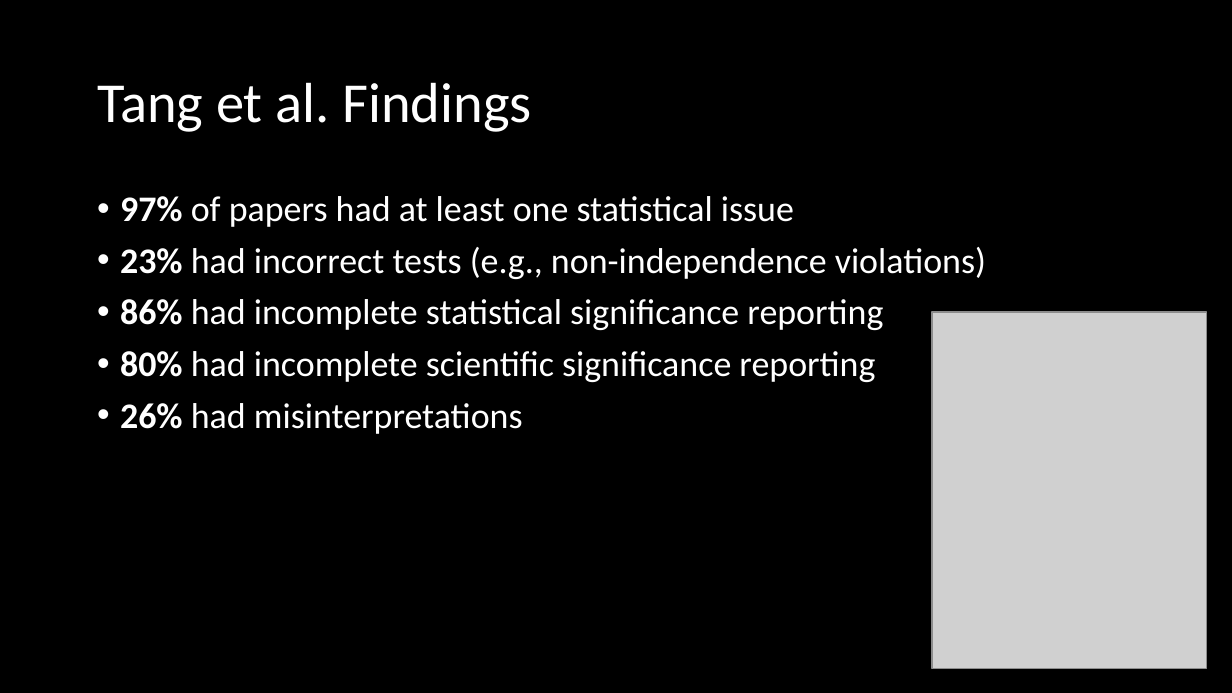
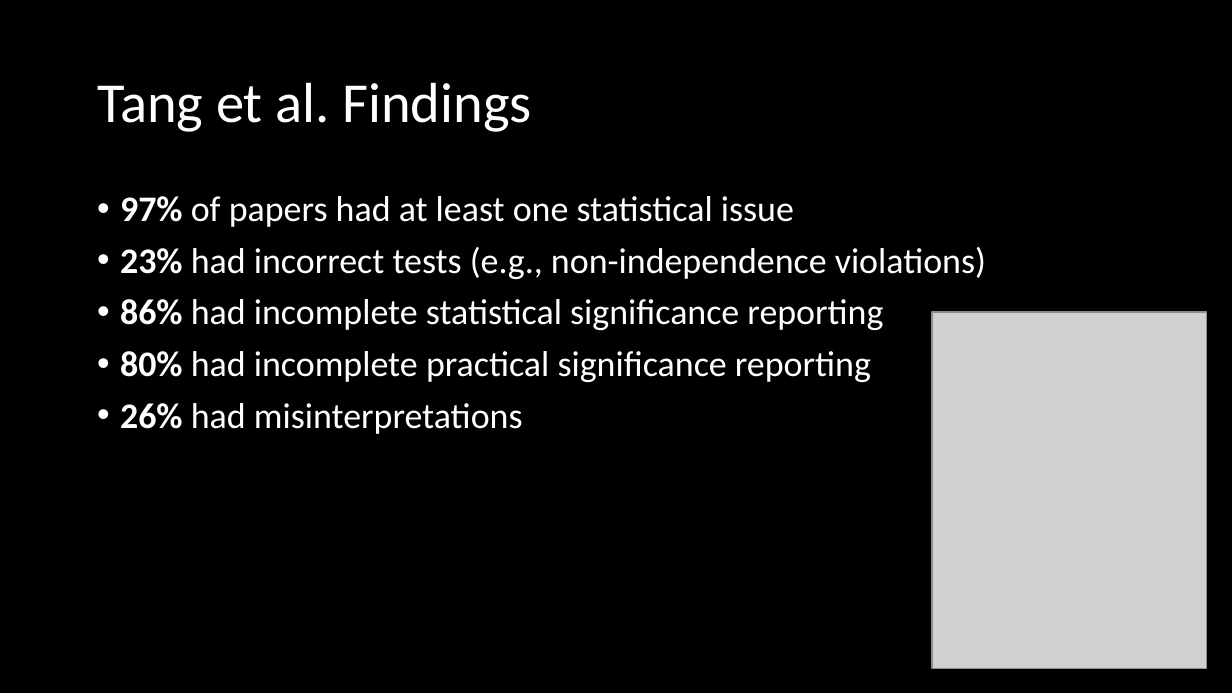
Before and after one commit to mwhicks1/mhicks-www, a slide deck: slide 73 of static/courses/cis-7000-spring2026/downloads/SSEM-data-analysis-1.pptx. Drawn at 1232x693 pixels with LibreOffice and Linux fonts; fonts in the diff are those of the drawing; grey boxes stand for pictures. Boxes give left, top, right and bottom in pixels: in the first picture for what was removed or moved away, otherwise in the second. Text is boxed around its words. In the diff, an @@ line names an element or a change of style, - is before the commit and + after.

```diff
--- a/static/courses/cis-7000-spring2026/downloads/SSEM-data-analysis-1.pptx
+++ b/static/courses/cis-7000-spring2026/downloads/SSEM-data-analysis-1.pptx
@@ text at (x1=120, y1=351, x2=871, y2=382): text changed @@
-• 80% had incomplete scientific significance reporting
+• 80% had incomplete practical significance reporting
```
Also in this commit, not shown: 2 other slides changed, 4 other files.
